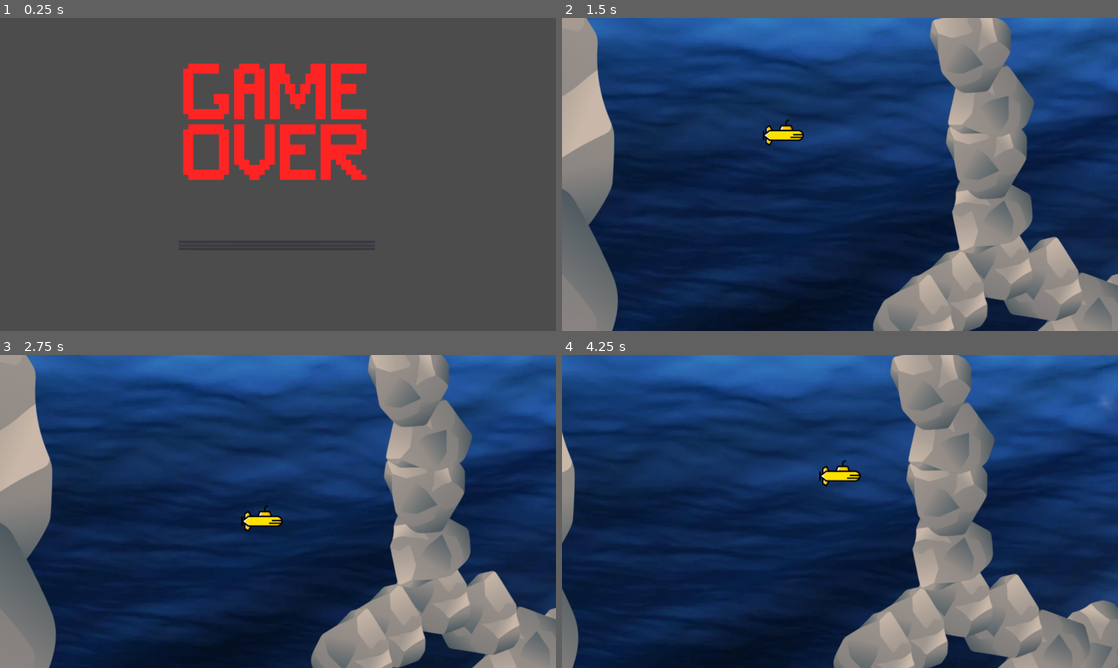
Above: before the commit, frames 1-4 (two rows, left to right).
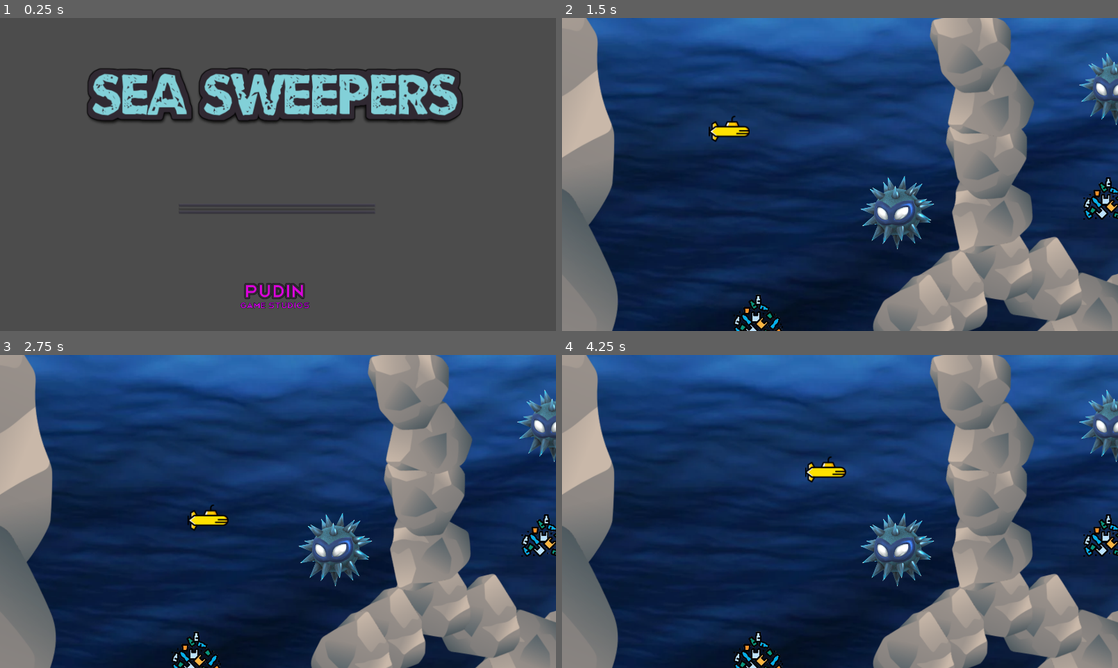
Above: after the commit, the same moments.

Repository: PudinDeveloper/Sea-Sweepers
Game: Godot game, scene res://Screens/MainMenu/main_menu.tscn
Same seed, same stepped clock (60 frames per second), same inputs: the game is played once before the commit and once after it.
Inputs:
- Up to frame 1 (0.25 s): no input
- Up to frame 2 (1.5 s): click "Start Game" at 0.5 s; tap Enter at 1.25 s; hold Right (ui_right) from 1.28 s (still down)
- Up to frame 3 (2.75 s): release Right (ui_right) at 2.03 s; hold Down (ui_down) from 2.03 s (still down)
- Up to frame 4 (4.25 s): release Down (ui_down) at 2.78 s; hold Right (ui_right) 2.78-3.53 s; hold Up (ui_up) from 3.53 s (still down)

The runs differ from the first frame. In frame 1, 15% of the frame differs, in the area x 15-84%, y 14-93%; in frame 2, 3.9%; in frame 3, 6.8%; in frame 4, 35%, in the area x 0-100%, y 0-100%.

Commit message:
Add Entities and Enemies in Level 001

Diff:
--- a/Assets/Rocks/Big-Rock.tscn
+++ b/Assets/Rocks/Big-Rock.tscn
@@ -4,8 +4,8 @@
 
 [node name="Big-rock" type="StaticBody2D"]
 
+[node name="CollisionPolygon2D" type="CollisionPolygon2D" parent="."]
+polygon = PoolVector2Array( 88, 305, 232, 253, 266, 207, 280, 177, 281, 97, 261, 41, 255, -1, 256, -50, 109, -284, 94, -295, 68, -293, -14, -272, -111, -174, -220, -104, -240, -73, -295, 39, -302, 76, -300, 110, -237, 242, -217, 259 )
+
 [node name="Sprite" type="Sprite" parent="."]
 texture = ExtResource( 1 )
-
-[node name="CollisionPolygon2D" type="CollisionPolygon2D" parent="."]
-polygon = PoolVector2Array( 88, 305, 232, 253, 266, 207, 280, 177, 281, 97, 261, 41, 255, -1, 256, -50, 109, -284, 94, -295, 68, -293, -14, -272, -111, -174, -220, -104, -240, -73, -295, 39, -302, 76, -300, 110, -237, 242, -217, 259 )
--- a/Assets/Rocks/Rock.tscn
+++ b/Assets/Rocks/Rock.tscn
@@ -4,8 +4,8 @@
 
 [node name="StaticBody2D" type="StaticBody2D"]
 
+[node name="CollisionPolygon2D" type="CollisionPolygon2D" parent="."]
+polygon = PoolVector2Array( -66, 22, -49, 56, 20, 67, 52, 56, 61, 41, 61, 17, 55, 3, 56, -10, 22, -63, 15, -64, -3, -59, -27, -35, -46, -24, -57, -7 )
+
 [node name="Sprite" type="Sprite" parent="."]
 texture = ExtResource( 1 )
-
-[node name="CollisionPolygon2D" type="CollisionPolygon2D" parent="."]
-polygon = PoolVector2Array( -66, 22, -49, 56, 20, 67, 52, 56, 61, 41, 61, 17, 55, 3, 56, -10, 22, -63, 15, -64, -3, -59, -27, -35, -46, -24, -57, -7 )
--- /dev/null
+++ b/Components/Coins/Coin-1.gd
@@ -0,0 +1,8 @@
+extends Node2D
+
+func _on_Coin2D_body_entered(body):
+	$PickupTrash.play()
+	$PickupTrash.connect("finished", self, "_on_audio_finished")
+
+func _on_audio_finished():
+	queue_free()
--- /dev/null
+++ b/Components/Coins/Coin-1.tscn
@@ -0,0 +1,25 @@
+[gd_scene load_steps=4 format=2]
+
+[ext_resource path="res://Assets/Trash/TrashMore.png" type="Texture" id=1]
+[ext_resource path="res://Assets/Trash/coin.wav" type="AudioStream" id=2]
+[ext_resource path="res://Components/Coins/Coin-1.gd" type="Script" id=3]
+
+[node name="Coin" type="Node2D"]
+
+[node name="Coin2D" type="Area2D" parent="."]
+script = ExtResource( 3 )
+
+[node name="CoinCollision" type="CollisionPolygon2D" parent="Coin2D"]
+polygon = PoolVector2Array( -40, 29, 43, 29, 43, 0, 0, -47, -47, 0, -47, 29 )
+
+[node name="Sprite" type="Sprite" parent="Coin2D"]
+position = Vector2( 1, -6 )
+scale = Vector2( 0.174539, 0.174539 )
+texture = ExtResource( 1 )
+
+[node name="PickupTrash" type="AudioStreamPlayer" parent="Coin2D"]
+stream = ExtResource( 2 )
+volume_db = 5.244
+pitch_scale = 2.0
+
+[connection signal="body_entered" from="Coin2D" to="Coin2D" method="_on_Coin2D_body_entered"]
--- /dev/null
+++ b/Components/Enemies/BlowFish.gd
@@ -0,0 +1,6 @@
+extends KinematicBody2D
+
+func _on_BlowFish_body_entered(body):
+	if body.name == "Submarine":
+		# get_tree().reload_current_scene()
+		get_tree().change_scene("res://Screens/GameOver/game_over.tscn")
--- /dev/null
+++ b/Components/Enemies/BlowFish.tscn
@@ -0,0 +1,29 @@
+[gd_scene load_steps=5 format=2]
+
+[ext_resource path="res://Assets/Enemies/Blowfish.png" type="Texture" id=1]
+[ext_resource path="res://Components/Enemies/BlowFish.gd" type="Script" id=2]
+
+[sub_resource type="CircleShape2D" id=1]
+radius = 45.0
+
+[sub_resource type="CircleShape2D" id=2]
+radius = 56.0
+
+[node name="BlowFish" type="Node2D"]
+
+[node name="KinematicBlowFish" type="KinematicBody2D" parent="."]
+script = ExtResource( 2 )
+
+[node name="AmbientCollision" type="CollisionShape2D" parent="KinematicBlowFish"]
+shape = SubResource( 1 )
+
+[node name="BlowFish" type="Area2D" parent="KinematicBlowFish"]
+
+[node name="EnemyCollision" type="CollisionShape2D" parent="KinematicBlowFish/BlowFish"]
+shape = SubResource( 2 )
+
+[node name="BlowFishSprite" type="Sprite" parent="KinematicBlowFish"]
+scale = Vector2( 0.3, 0.3 )
+texture = ExtResource( 1 )
+
+[connection signal="body_entered" from="KinematicBlowFish/BlowFish" to="KinematicBlowFish" method="_on_BlowFish_body_entered"]
--- /dev/null
+++ b/Levels/Level-001/Level-001.gd
@@ -0,0 +1,9 @@
+extends Node2D
+
+var submarine_scene = load("res://Players/Submarine.tscn")
+var submarine = submarine_scene.instance()
+get_tree().get_root().add_child(enemigo)
+
+var enemigo_scene = load("res://Enemigo.tscn")
+var enemigo = enemigo_scene.instance()
+add_child(enemigo)
--- a/Levels/Level-001/Level-001.tscn
+++ b/Levels/Level-001/Level-001.tscn
@@ -1,49 +1,133 @@
-[gd_scene load_steps=8 format=2]
+[gd_scene load_steps=10 format=2]
 
 [ext_resource path="res://Components/Background/Ocean-Background.tscn" type="PackedScene" id=1]
 [ext_resource path="res://Assets/Rocks/Big-Rock.tscn" type="PackedScene" id=2]
-[ext_resource path="res://Components/map-limit.tscn" type="PackedScene" id=3]
+[ext_resource path="res://Components/Map/map-limit.tscn" type="PackedScene" id=3]
 [ext_resource path="res://Assets/Rocks/Rock-floor.tscn" type="PackedScene" id=4]
 [ext_resource path="res://Levels/Level-001/Scenario/rocks-level-001.tscn" type="PackedScene" id=5]
-[ext_resource path="res://Players/Submarine-default.tscn" type="PackedScene" id=6]
+[ext_resource path="res://Players/Submarine.tscn" type="PackedScene" id=6]
 [ext_resource path="res://Assets/Music/luma_pools.mp3" type="AudioStream" id=7]
+[ext_resource path="res://Components/Enemies/BlowFish.tscn" type="PackedScene" id=8]
+[ext_resource path="res://Components/Coins/Coin-1.tscn" type="PackedScene" id=9]
 
 [node name="Level-001" type="Node2D"]
 
 [node name="Ocean-Background" parent="." instance=ExtResource( 1 )]
 
-[node name="Map-Rocks" parent="." instance=ExtResource( 5 )]
+[node name="Rocks" type="Node2D" parent="."]
+
+[node name="Map-Rocks" parent="Rocks" instance=ExtResource( 5 )]
 position = Vector2( 1, -2 )
 
-[node name="Big-rock" parent="." instance=ExtResource( 2 )]
+[node name="Big-rock" parent="Rocks" instance=ExtResource( 2 )]
 position = Vector2( -200, 80 )
 
-[node name="Big-rock2" parent="." instance=ExtResource( 2 )]
+[node name="Big-rock2" parent="Rocks" instance=ExtResource( 2 )]
 position = Vector2( -213, 527 )
 rotation = 3.11541
 
-[node name="Big-rock3" parent="." instance=ExtResource( 2 )]
+[node name="Big-rock3" parent="Rocks" instance=ExtResource( 2 )]
 position = Vector2( -43, 870 )
 rotation = -0.0523598
 
-[node name="Big-rock4" parent="." instance=ExtResource( 2 )]
+[node name="Big-rock4" parent="Rocks" instance=ExtResource( 2 )]
 position = Vector2( 2058, 922 )
 rotation = -0.0523598
 
-[node name="Big-rock5" parent="." instance=ExtResource( 2 )]
+[node name="Big-rock5" parent="Rocks" instance=ExtResource( 2 )]
 position = Vector2( 2074, 670 )
 rotation = 2.92866
 
-[node name="Big-rock6" parent="." instance=ExtResource( 2 )]
+[node name="Big-rock6" parent="Rocks" instance=ExtResource( 2 )]
 position = Vector2( 1971, 148 )
 rotation = -1.20602
 
-[node name="Rock-Floor" parent="." instance=ExtResource( 4 )]
+[node name="Rock-Floor" parent="Rocks" instance=ExtResource( 4 )]
+
+[node name="Enemies" type="Node2D" parent="."]
+position = Vector2( 413, 186 )
+
+[node name="BlowFish" parent="Enemies" instance=ExtResource( 8 )]
+position = Vector2( 510, 670 )
+
+[node name="BlowFish2" parent="Enemies" instance=ExtResource( 8 )]
+position = Vector2( 1058, 118 )
+
+[node name="BlowFish3" parent="Enemies" instance=ExtResource( 8 )]
+position = Vector2( 1318, 73 )
+
+[node name="BlowFish4" parent="Enemies" instance=ExtResource( 8 )]
+position = Vector2( 315, 857 )
+
+[node name="BlowFish5" parent="Enemies" instance=ExtResource( 8 )]
+position = Vector2( -134, 823 )
+
+[node name="BlowFish6" parent="Enemies" instance=ExtResource( 8 )]
+position = Vector2( -350, 381 )
+
+[node name="BlowFish7" parent="Enemies" instance=ExtResource( 8 )]
+position = Vector2( 108, 116 )
+
+[node name="BlowFish8" parent="Enemies" instance=ExtResource( 8 )]
+position = Vector2( 448, -77 )
+
+[node name="BlowFish9" parent="Enemies" instance=ExtResource( 8 )]
+position = Vector2( 968, 798 )
+
+[node name="BlowFish10" parent="Enemies" instance=ExtResource( 8 )]
+position = Vector2( 1305, 551 )
+
+[node name="Coins" type="Node2D" parent="."]
+
+[node name="Coin" parent="Coins" instance=ExtResource( 9 )]
+position = Vector2( 304, 469 )
+
+[node name="Coin2" parent="Coins" instance=ExtResource( 9 )]
+position = Vector2( 611, 574 )
+
+[node name="Coin3" parent="Coins" instance=ExtResource( 9 )]
+position = Vector2( 372, 818 )
+
+[node name="Coin4" parent="Coins" instance=ExtResource( 9 )]
+position = Vector2( 731, 894 )
+
+[node name="Coin5" parent="Coins" instance=ExtResource( 9 )]
+position = Vector2( 1659, 951 )
+
+[node name="Coin6" parent="Coins" instance=ExtResource( 9 )]
+position = Vector2( 910, 642 )
+
+[node name="Coin7" parent="Coins" instance=ExtResource( 9 )]
+position = Vector2( 1104, 752 )
+
+[node name="Coin8" parent="Coins" instance=ExtResource( 9 )]
+position = Vector2( 1497, 449 )
+
+[node name="Coin9" parent="Coins" instance=ExtResource( 9 )]
+position = Vector2( 1214, 483 )
+
+[node name="Coin10" parent="Coins" instance=ExtResource( 9 )]
+position = Vector2( 1420, 660 )
+
+[node name="Coin11" parent="Coins" instance=ExtResource( 9 )]
+position = Vector2( 848, 287 )
+
+[node name="Coin12" parent="Coins" instance=ExtResource( 9 )]
+position = Vector2( 1066, 119 )
+
+[node name="Coin13" parent="Coins" instance=ExtResource( 9 )]
+position = Vector2( 1378, 67 )
+
+[node name="Coin14" parent="Coins" instance=ExtResource( 9 )]
+position = Vector2( 1728, 390 )
+
+[node name="Coin15" parent="Coins" instance=ExtResource( 9 )]
+position = Vector2( 1652, 137 )
 
 [node name="Map-Limits" parent="." instance=ExtResource( 3 )]
 
 [node name="Submarine" parent="." instance=ExtResource( 6 )]
-position = Vector2( 321, 178 )
+position = Vector2( 237, 172 )
 
 [node name="AudioStreamPlayer" type="AudioStreamPlayer" parent="."]
 stream = ExtResource( 7 )
--- a/Levels/Level-002/Level-002.tscn
+++ b/Levels/Level-002/Level-002.tscn
@@ -1,9 +1,9 @@
 [gd_scene load_steps=5 format=2]
 
-[ext_resource path="res://Players/Submarine-default.tscn" type="PackedScene" id=1]
+[ext_resource path="res://Players/Submarine.tscn" type="PackedScene" id=1]
 [ext_resource path="res://tilset-1.tres" type="TileSet" id=2]
 [ext_resource path="res://Assets/Backgrounds/Ocean-background.webp" type="Texture" id=3]
-[ext_resource path="res://Components/map-limit.tscn" type="PackedScene" id=4]
+[ext_resource path="res://Components/Map/map-limit.tscn" type="PackedScene" id=4]
 
 [node name="Level-002" type="Node2D"]
 
--- a/Levels/Level-003/Level-003.tscn
+++ b/Levels/Level-003/Level-003.tscn
@@ -1,6 +1,6 @@
 [gd_scene load_steps=4 format=2]
 
-[ext_resource path="res://Players/Submarine-default.tscn" type="PackedScene" id=1]
+[ext_resource path="res://Players/Submarine.tscn" type="PackedScene" id=1]
 [ext_resource path="res://Tileset-v2.tres" type="TileSet" id=2]
 [ext_resource path="res://Components/Background/Ocean-Background.tscn" type="PackedScene" id=3]
 
--- a/Players/Submarine-default.tscn
+++ /dev/null
@@ -1,24 +0,0 @@
-[gd_scene load_steps=3 format=2]
-
-[ext_resource path="res://Players/submarine.svg" type="Texture" id=1]
-[ext_resource path="res://Players/Submarine.gd" type="Script" id=2]
-
-[node name="Submarine" type="KinematicBody2D"]
-script = ExtResource( 2 )
-
-[node name="CollisionPolygon2D" type="CollisionPolygon2D" parent="."]
-polygon = PoolVector2Array( -32, 4, -32, 15, -22, 21, -16, 14, 26, 14, 33, 7, 32, 0, 27, -5, 17, -5, 11, -21, 3, -21, 1, -14, -4, -14, -8, -6, -15, -5, -20, -14, -32, -7 )
-
-[node name="Sprite" type="Sprite" parent="."]
-texture = ExtResource( 1 )
-
-[node name="Camera2D" type="Camera2D" parent="."]
-current = true
-zoom = Vector2( 0.45, 0.45 )
-limit_left = 0
-limit_top = 0
-limit_right = 1920
-limit_bottom = 1080
-smoothing_enabled = true
-smoothing_speed = 9.0
-editor_draw_limits = true
--- a/Players/Submarine.gd
+++ b/Players/Submarine.gd
@@ -20,3 +20,8 @@
 		$Sprite.flip_h = true
 
 	move_and_slide(direction * speed)
+
+func _on_DetectorCollision_body_entered(body):
+	pass
+	#if body.name == "BlowFish":
+	#	get_tree().reload_current_scene()
--- /dev/null
+++ b/Players/Submarine.tscn
@@ -0,0 +1,31 @@
+[gd_scene load_steps=3 format=2]
+
+[ext_resource path="res://Players/submarine.svg" type="Texture" id=1]
+[ext_resource path="res://Players/Submarine.gd" type="Script" id=2]
+
+[node name="Submarine" type="KinematicBody2D"]
+script = ExtResource( 2 )
+
+[node name="CollisionPolygon2D" type="CollisionPolygon2D" parent="."]
+polygon = PoolVector2Array( -32, 4, -32, 15, -22, 21, -16, 14, 26, 14, 33, 7, 32, 0, 27, -5, 17, -5, 11, -21, 3, -21, 1, -14, -4, -14, -8, -6, -15, -5, -20, -14, -32, -7 )
+
+[node name="Sprite" type="Sprite" parent="."]
+texture = ExtResource( 1 )
+
+[node name="Camera2D" type="Camera2D" parent="."]
+current = true
+zoom = Vector2( 0.45, 0.45 )
+limit_left = 0
+limit_top = 0
+limit_right = 1920
+limit_bottom = 1080
+smoothing_enabled = true
+smoothing_speed = 9.0
+editor_draw_limits = true
+
+[node name="DetectorCollision" type="Area2D" parent="."]
+
+[node name="Submarine" type="CollisionPolygon2D" parent="DetectorCollision"]
+polygon = PoolVector2Array( -1, -17, 1, -23, 16, -23, 20, -7, 31, -7, 35, 8, 25, 17, -13, 16, -21, 25, -34, 17, -34, -8, -19, -17, -13, -8 )
+
+[connection signal="body_entered" from="DetectorCollision" to="." method="_on_DetectorCollision_body_entered"]
--- a/Screens/GameOver/game_over.gd
+++ b/Screens/GameOver/game_over.gd
@@ -22,3 +22,7 @@
 
 func _on_ExitGame_pressed():
 	get_tree().quit()
+
+
+func _on_MainMenu_pressed():
+	get_tree().change_scene("res://Screens/MainMenu/main_menu.tscn")
--- a/Screens/GameOver/game_over.tscn
+++ b/Screens/GameOver/game_over.tscn
@@ -71,4 +71,5 @@
 autoplay = true
 
 [connection signal="pressed" from="VBox-GameOver/RespawnButton" to="." method="_on_RespawnButton_pressed"]
+[connection signal="pressed" from="VBox-GameOver/MainMenu" to="." method="_on_MainMenu_pressed"]
 [connection signal="pressed" from="VBox-GameOver/ExitGame" to="." method="_on_ExitGame_pressed"]
--- a/Screens/MainMenu/main_menu.tscn
+++ b/Screens/MainMenu/main_menu.tscn
@@ -1,10 +1,11 @@
-[gd_scene load_steps=9 format=2]
+[gd_scene load_steps=10 format=2]
 
-[ext_resource path="res://Assets/Images/gameover.png" type="Texture" id=1]
+[ext_resource path="res://Assets/Images/PUDIN.png" type="Texture" id=1]
 [ext_resource path="res://Screens/MainMenu/main_menu.gd" type="Script" id=2]
 [ext_resource path="res://Screens/GameOver/game_over.tres" type="DynamicFontData" id=3]
 [ext_resource path="res://Assets/Fonts/game_robot/GAME ROBOT-Light.otf" type="DynamicFontData" id=4]
-[ext_resource path="res://Assets/Music/sacrifice.mp3" type="AudioStream" id=5]
+[ext_resource path="res://Assets/Music/main_menu.mp3" type="AudioStream" id=5]
+[ext_resource path="res://Assets/Images/Sea-Sweepers.png" type="Texture" id=6]
 
 [sub_resource type="DynamicFont" id=1]
 size = 64
@@ -29,9 +30,9 @@
 script = ExtResource( 2 )
 
 [node name="Gameover" type="Sprite" parent="."]
-position = Vector2( 952, 358 )
+position = Vector2( 952, 270 )
 scale = Vector2( 2.19737, 2.18 )
-texture = ExtResource( 1 )
+texture = ExtResource( 6 )
 
 [node name="VBox-GameOver" type="VBoxContainer" parent="."]
 anchor_left = 0.5
@@ -39,31 +40,31 @@
 anchor_right = 0.5
 anchor_bottom = 0.5
 margin_left = -338.0
-margin_top = 32.0
+margin_top = -218.0
 margin_right = 338.0
 margin_bottom = 454.0
 alignment = 1
 
 [node name="StartGame" type="Button" parent="VBox-GameOver"]
-margin_top = 100.0
+margin_top = 225.0
 margin_right = 676.0
-margin_bottom = 174.0
+margin_bottom = 299.0
 custom_fonts/font = SubResource( 1 )
 action_mode = 0
 text = "Start Game"
 
 [node name="LevelSelector" type="Button" parent="VBox-GameOver"]
-margin_top = 178.0
+margin_top = 303.0
 margin_right = 676.0
-margin_bottom = 248.0
+margin_bottom = 373.0
 custom_fonts/font = SubResource( 2 )
 disabled = true
 text = "Level Selector"
 
 [node name="ExitGame" type="Button" parent="VBox-GameOver"]
-margin_top = 252.0
+margin_top = 377.0
 margin_right = 676.0
-margin_bottom = 322.0
+margin_bottom = 447.0
 custom_fonts/font = SubResource( 3 )
 text = "Exit Game"
 
@@ -71,5 +72,10 @@
 stream = ExtResource( 5 )
 autoplay = true
 
+[node name="Pudin-Studios" type="Sprite" parent="."]
+position = Vector2( 952, 958 )
+scale = Vector2( 0.756097, 0.756098 )
+texture = ExtResource( 1 )
+
 [connection signal="pressed" from="VBox-GameOver/StartGame" to="." method="_on_StartGame_pressed"]
 [connection signal="pressed" from="VBox-GameOver/ExitGame" to="." method="_on_ExitGame_pressed"]
--- /dev/null
+++ b/docs/index.manifest.json
@@ -0,0 +1 @@
+{"background_color":"#000000","display":"standalone","icons":[{"sizes":"144x144","src":"index.144x144.png","type":"image/png"},{"sizes":"180x180","src":"index.180x180.png","type":"image/png"},{"sizes":"512x512","src":"index.512x512.png","type":"image/png"}],"name":"SeaSweepers","orientation":"any","start_url":"./index.html"}
Binary file added: Assets/Enemies/Blowfish.png
Not shown, added: Assets/Enemies/Blowfish.png.import
Binary file added: Assets/Images/PUDIN-STUDIOS.png
Not shown, added: Assets/Images/PUDIN-STUDIOS.png.import
Binary file added: Assets/Images/PUDIN.png
Not shown, added: Assets/Images/PUDIN.png.import
Binary file added: Assets/Images/Sea-Sweepers.png
Not shown, added: Assets/Images/Sea-Sweepers.png.import
Binary file added: Assets/Music/Blowfish.png
Not shown, added: Assets/Music/Blowfish.png.import
Not shown, added: Assets/Music/R.png.import
Not shown, added: Assets/Music/main_menu.mp3.import
(and 14 more such lines)
